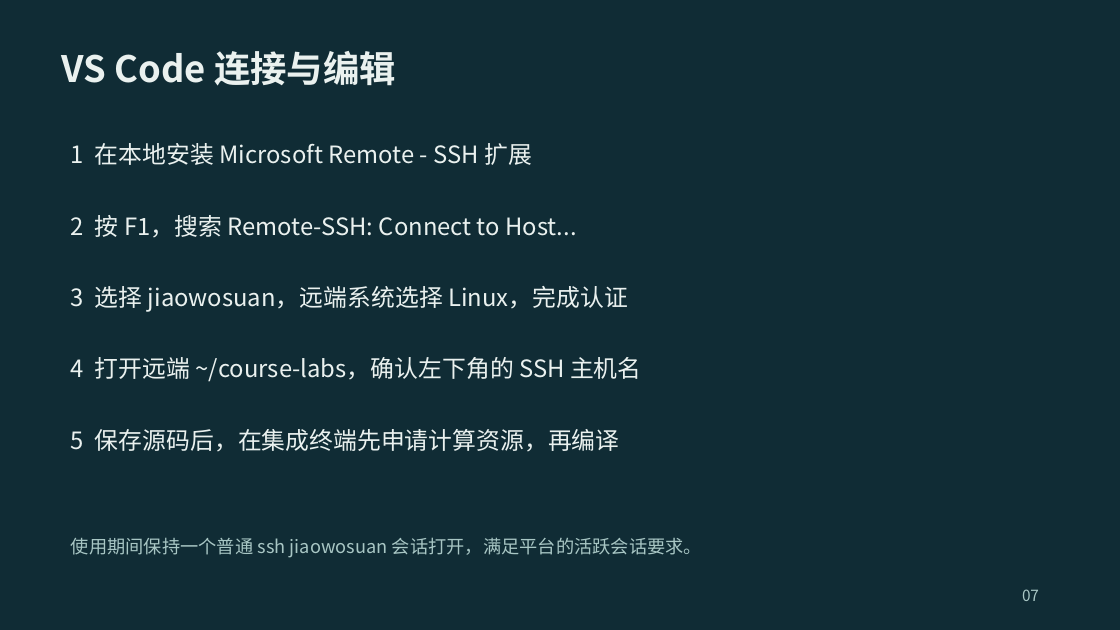
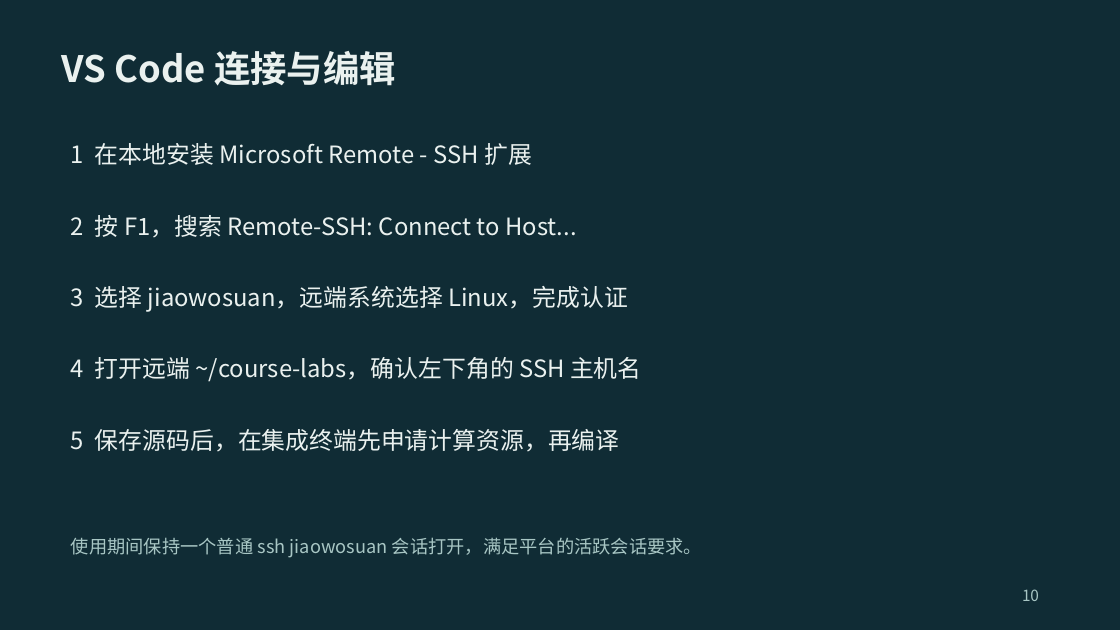
Before and after one commit to 2026-fall-calabs/calabs-2026-fall-starter, a slide deck: slide 10 of docs/交我算平台Lab运行指南-学生版.pptx (slide 7 before the commit). Drawn at 1120x630 pixels with LibreOffice and Linux fonts; fonts in the diff are those of the drawing. Boxes give left, top, right and bottom in pixels: in the first picture for what was removed or moved away, otherwise in the second. Text is boxed around its words. In the diff, an @@ line names an element or a change of style, - is before the commit and + after.

```diff
--- a/docs/交我算平台Lab运行指南-学生版.pptx
+++ b/docs/交我算平台Lab运行指南-学生版.pptx
@@ text at bbox=[1022, 589, 1039, 601]: text changed @@
-07
+10
```
Also in this commit, not shown: 15 other slides changed, 4 slides added, 1 slide removed, 1 other file.
